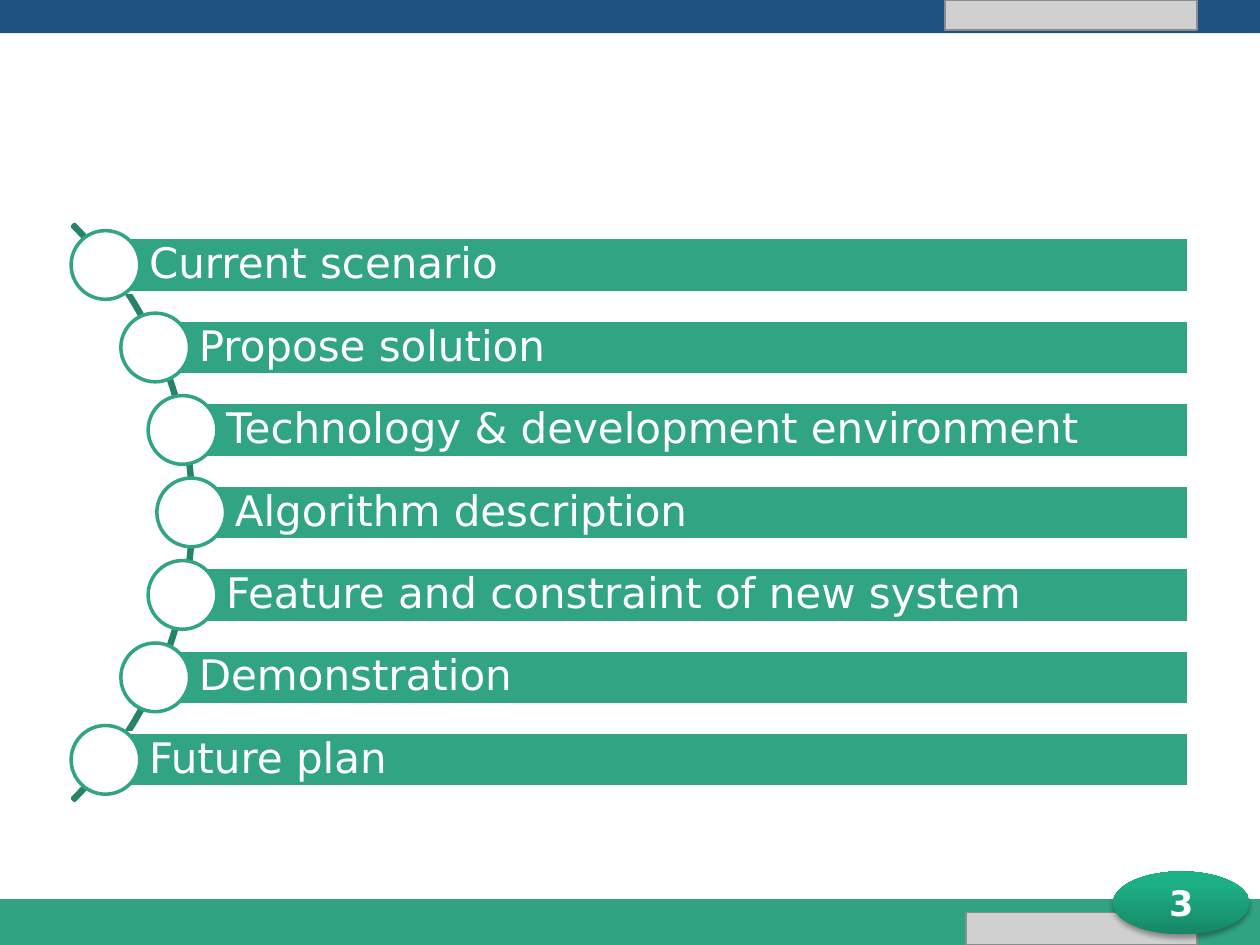
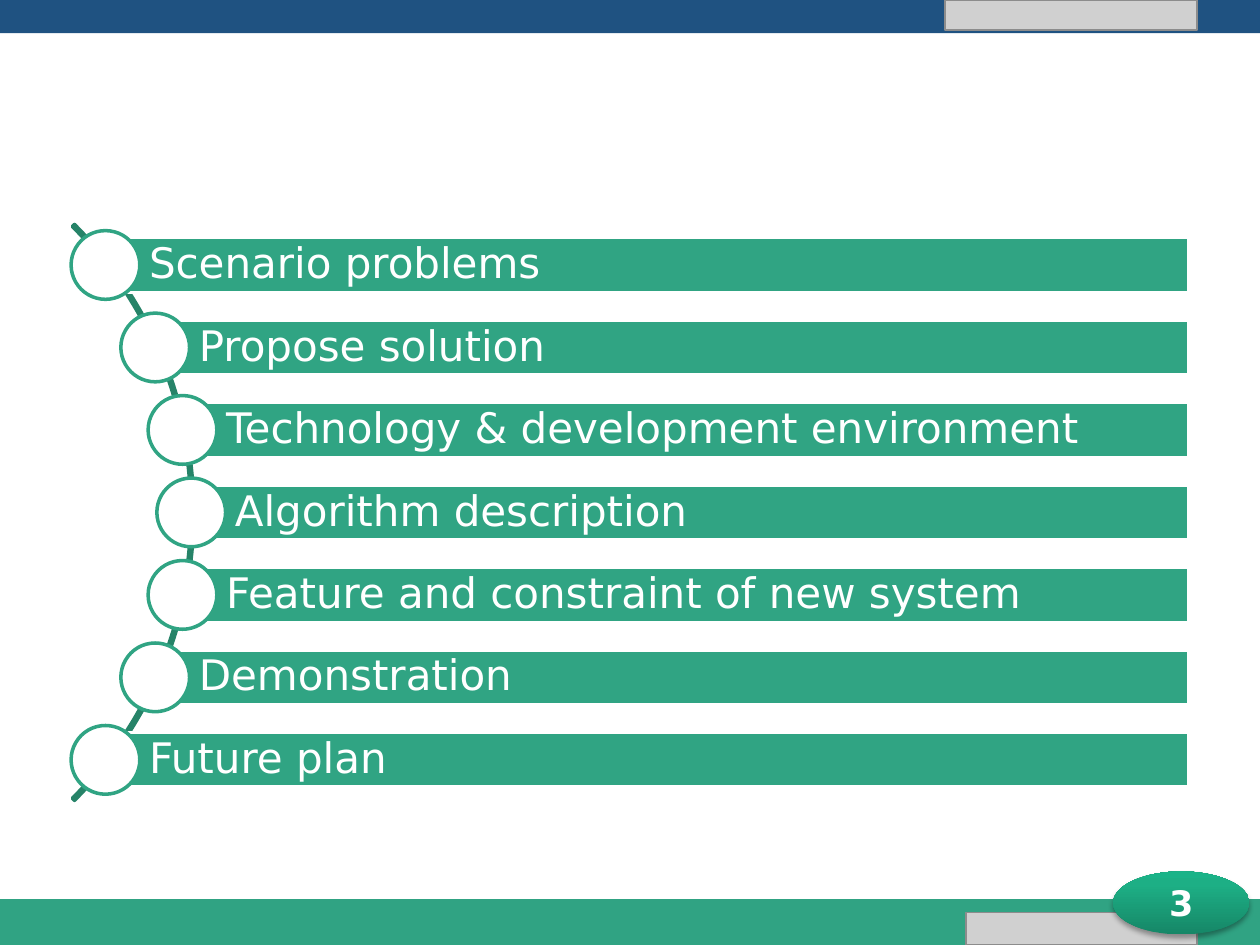
Before and after one commit to longdao2904/capstone-project-teamx, a slide deck: slide 3 of iDeliver presentation.pptx. Drawn at 1260x945 pixels with LibreOffice and Linux fonts; fonts in the diff are those of the drawing; grey boxes stand for pictures; background and template pictures are left out. Boxes give left, top, right and bottom in pixels: in the first picture for what was removed or moved away, otherwise in the second. Text is boxed around its words. In the diff, an @@ line names an element or a change of style, - is before the commit and + after.

```diff
--- a/iDeliver presentation.pptx
+++ b/iDeliver presentation.pptx
@@ text at [149,246,540,287]: text changed @@
-Current scenario
+Scenario problems
```
Also in this commit, not shown: 2 other slides changed.
